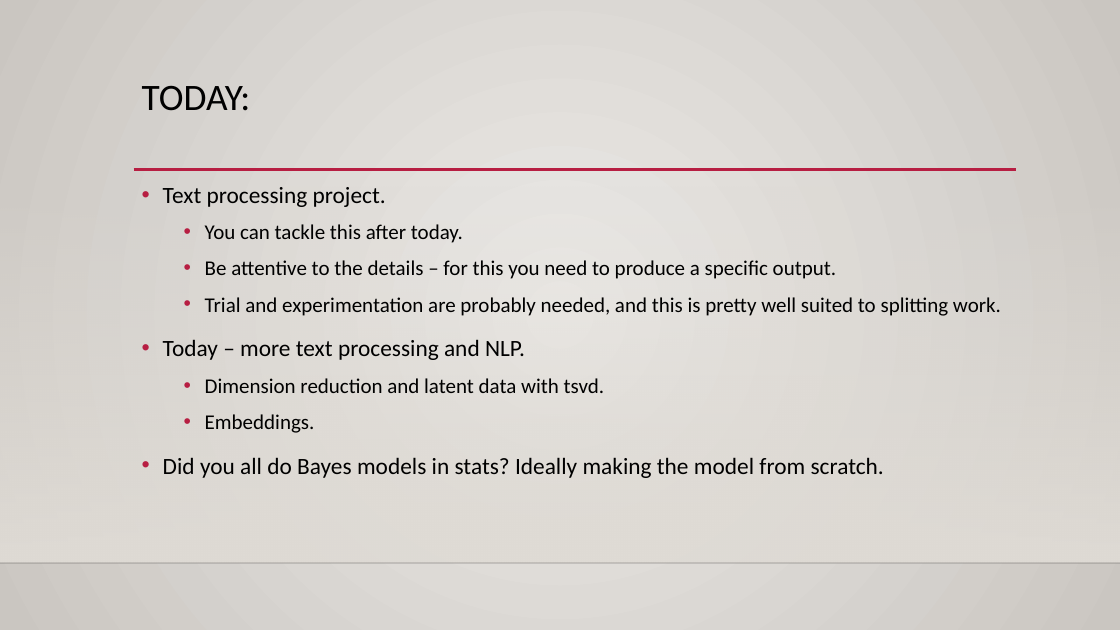
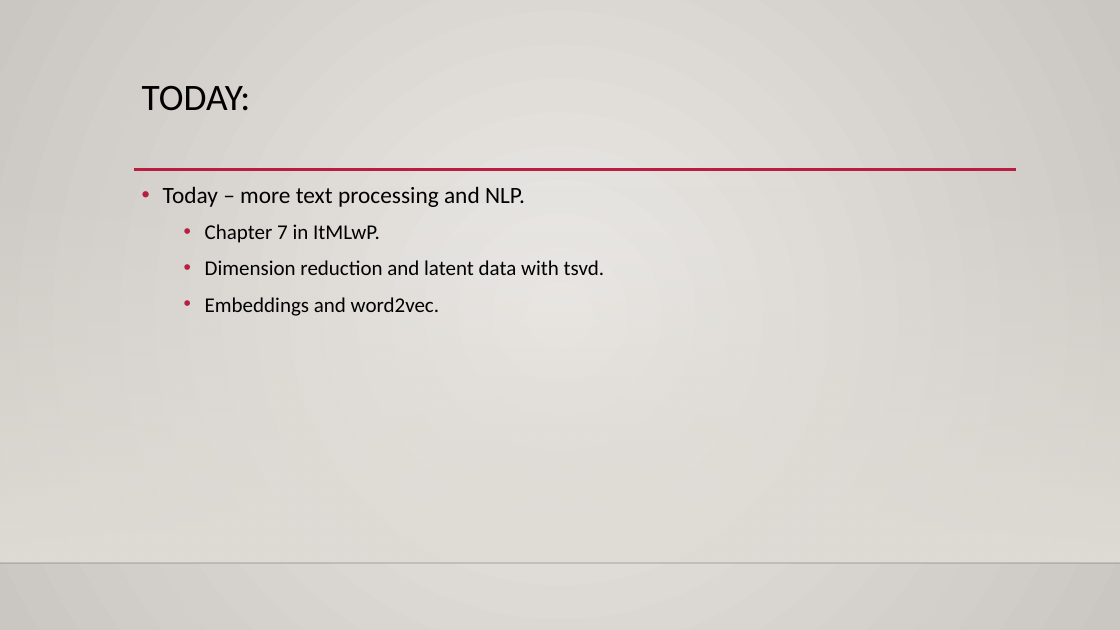
Before and after one commit to AkeemSemperDataScience/Intro_to_Machine_Learning_Students, a slide deck: slide 1 of reference_content/Slides/NLP_2.pptx. Drawn at 1120x630 pixels with LibreOffice and Linux fonts; fonts in the diff are those of the drawing; background and template pictures are left out. Boxes give left, top, right and bottom in pixels: in the first picture for what was removed or moved away, otherwise in the second. Text is boxed around its words. In the diff, an @@ line names an element or a change of style, - is before the commit and + after.

```diff
--- a/reference_content/Slides/NLP_2.pptx
+++ b/reference_content/Slides/NLP_2.pptx
@@ text at (163, 187, 1001, 316): paragraphs removed @@
-• Text processing project.
-  • You can tackle this after today.
-  • Be attentive to the details – for this you need to produce a specific output.
-  • Trial and experimentation are probably needed, and this is pretty well suited to splitting work.
@@ text at (205, 224, 380, 243): paragraph added @@
+  • Chapter 7 in ItMLwP.
@@ text at (205, 297, 439, 316): text changed; size 20 to 18 pt @@
-  • Embeddings.
-• Did you all do Bayes models in stats? Ideally making the model from scratch.
+  • Embeddings and word2vec.
```
Also in this commit, not shown: 3 other slides changed, 1 slide added, 3 other files.
